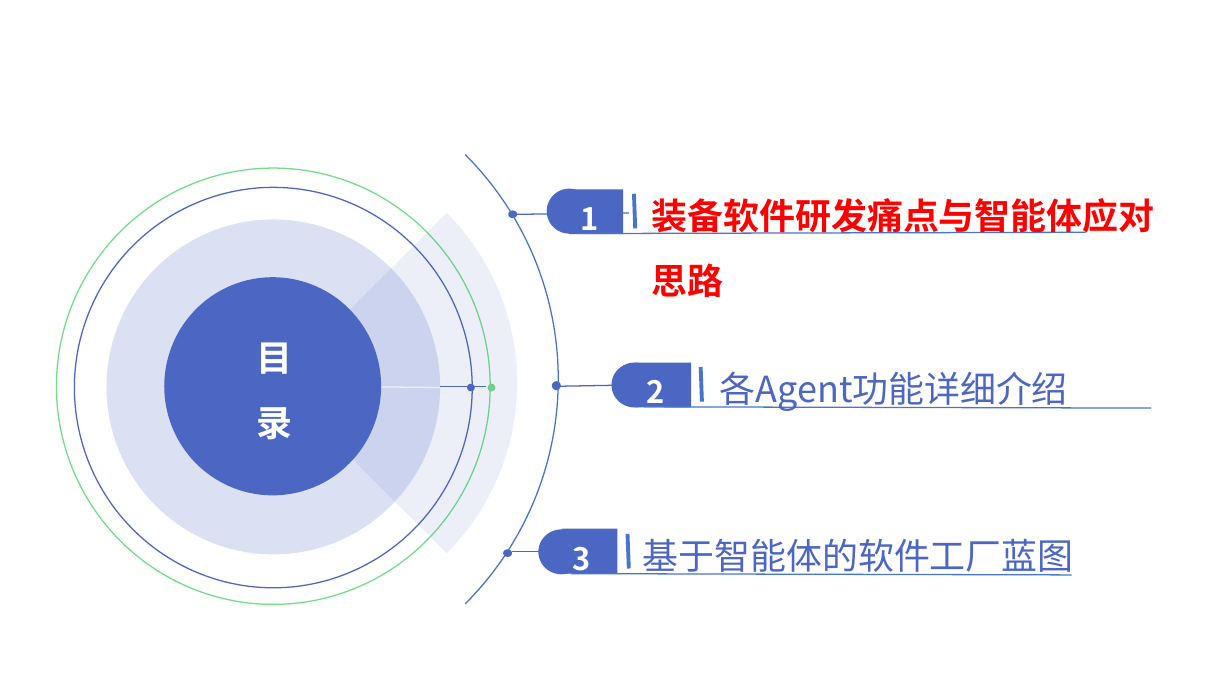
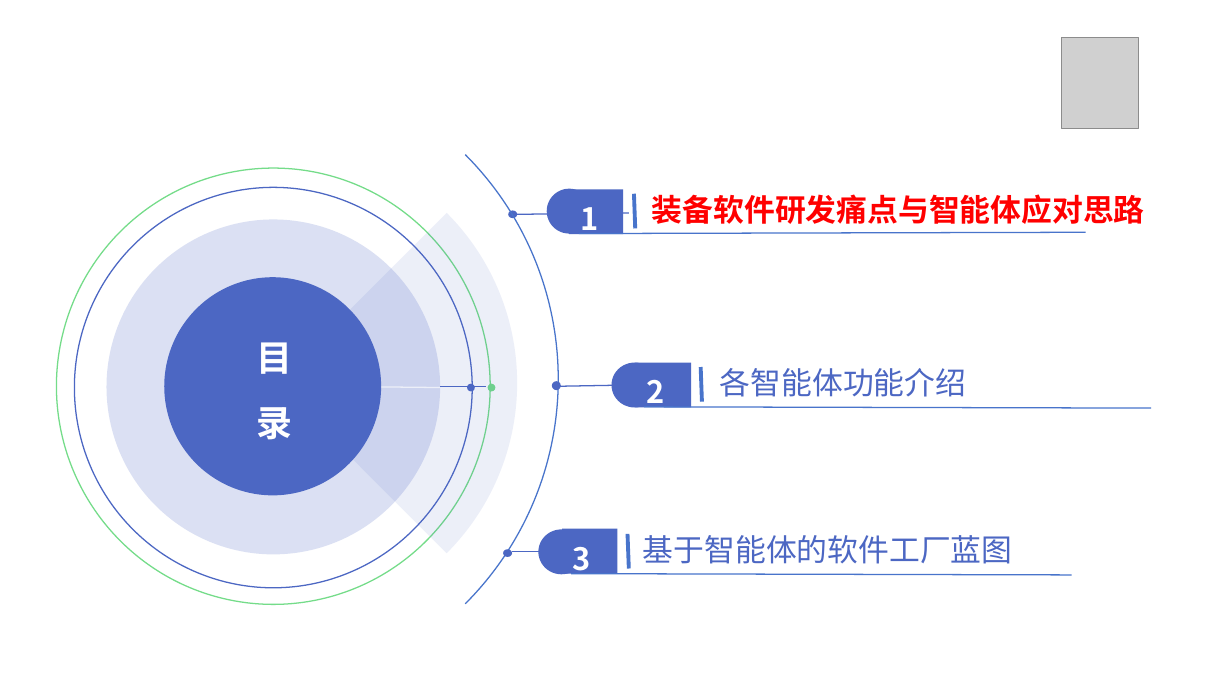
Before and after one commit to AgentForSE/.github, a slide deck: slide 2 of 基于AgentForSE五大智能体的装备软件智能研发平台-0.1.pptx. Drawn at 1232x693 pixels with LibreOffice and Linux fonts; fonts in the diff are those of the drawing; grey boxes stand for pictures. Boxes give left, top, right and bottom in pixels: in the first picture for what was removed or moved away, otherwise in the second. Text is boxed around its words. In the diff, an @@ line names an element or a change of style, - is before the commit and + after.

Commit message:
更新基于AgentForSE五大智能体的装备软件智能研发平台PPT

```diff
--- a/基于AgentForSE五大智能体的装备软件智能研发平台-0.1.pptx
+++ b/基于AgentForSE五大智能体的装备软件智能研发平台-0.1.pptx
@@ picture added at (1062,37,1139,128) @@
@@ text "装备软件研发痛点与智能体应对思路" at (652,194,1145,224): size 28 to 24 pt @@
@@ text at (720,368,966,397): text changed; size 28 to 24 pt @@
-各Agent功能详细介绍
+各智能体功能介绍
@@ text "基于智能体的软件工厂蓝图" at (643,535,1013,564): size 28 to 24 pt @@
```
Also in this commit, not shown: 24 other slides changed, 2 slides added, 14 slides removed.
